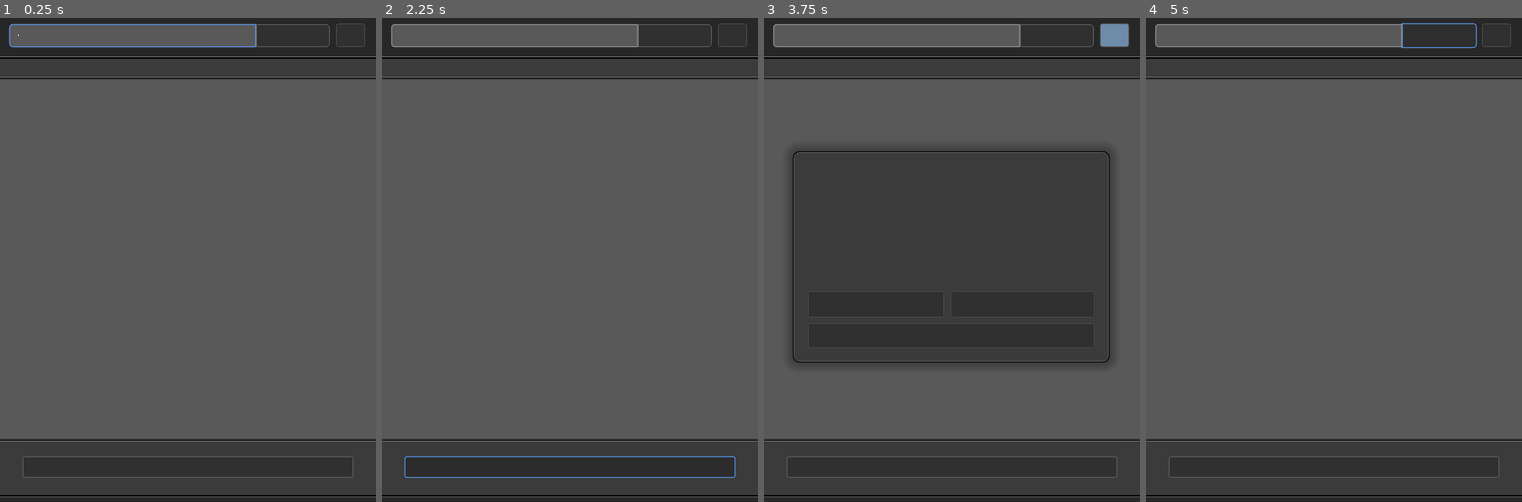
Above: before the commit, frames 1-4 (left to right).
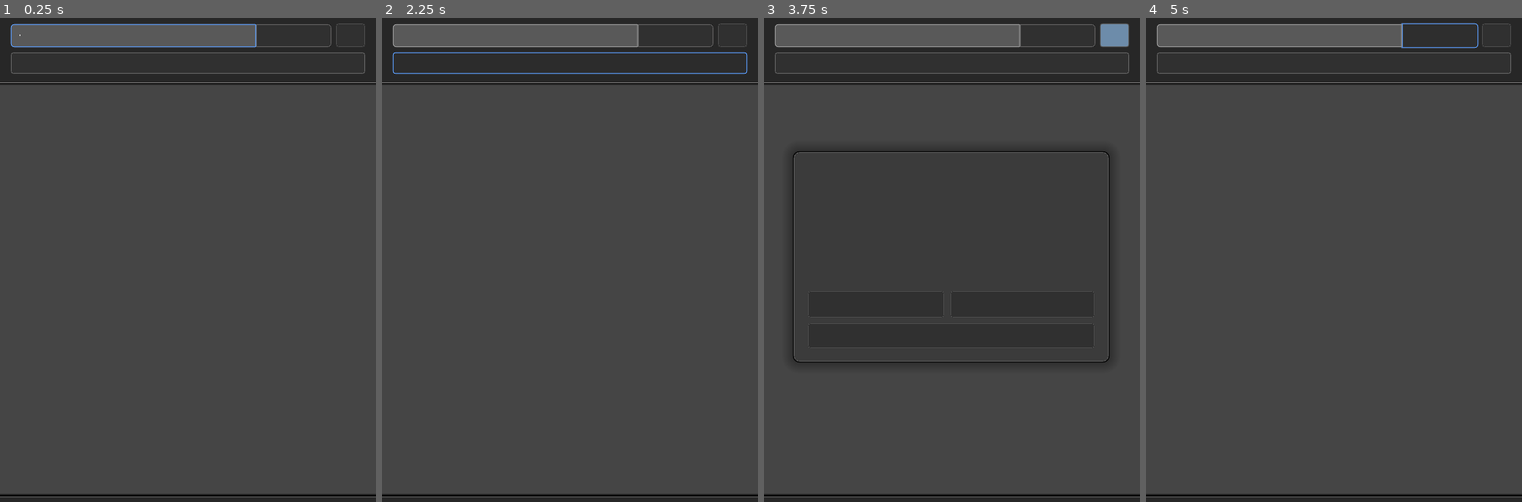
Above: after the commit, the same moments.

Repository: waimus/GoDuck
Game: Godot game, scene res://nodes/searchpage.tscn
The game is run twice, just before and just after one commit, with the same random seed, the same clock (stepped at 60 frames per second) and the same inputs. The engine's default icon, where the game draws it, is replaced by a stand-in: a white triangle on a blue panel in a dark square.
Inputs (mouse positions are in pixels of both pictures, inside the frame that each line leads up to):
- Up to frame 1 (0.25 s): no input
- Up to frame 2 (2.25 s): click (513, 37) at 0.52 s; type "12" at 0.6 s; click (513, 37) at 1.27 s; click "AbstractURL" (after the commit: "GoDuck running on X11 without…") at 2 s
- Up to frame 3 (3.75 s): click "AbstractURL" (after the commit: "GoDuck running on X11 without…") at 2.75 s; click "?" at 3.5 s
- Up to frame 4 (5 s): click "Instant Aswer" at 4.25 s

The runs differ from the first frame. In frame 1, 3.4% of the frame differs, in the area x 0-100%, y 1-99%; in frame 2, 7.6%; in frame 3, 3.4%; in frame 4, 3.4%.
Error before the commit: Invalid operands 'String' and 'Nil' in operator 'in'. (res://scripts/searchbar.gd:46)
Error after the commit: Invalid operands 'String' and 'Nil' in operator 'in'. (res://scripts/searchbar.gd:49)

Commit message:
added HTML5 support for mobile and desktop

Diff:
--- a/goducksearch/nodes/searchpage.tscn
+++ b/goducksearch/nodes/searchpage.tscn
@@ -1,9 +1,10 @@
-[gd_scene load_steps=40 format=2]
+[gd_scene load_steps=41 format=2]
 
 [ext_resource path="res://scripts/searchbar.gd" type="Script" id=1]
 [ext_resource path="res://scripts/pagecontrol.gd" type="Script" id=2]
 [ext_resource path="res://styles/textbox_style.tres" type="StyleBox" id=3]
 [ext_resource path="res://styles/button_style.tres" type="StyleBox" id=4]
+[ext_resource path="res://icon.png" type="Texture" id=5]
 [ext_resource path="res://styles/button_focus_style.tres" type="StyleBox" id=6]
 [ext_resource path="res://styles/button_hover_style.tres" type="StyleBox" id=7]
 [ext_resource path="res://fonts/FiraSans-Book.otf" type="DynamicFontData" id=8]
@@ -32,7 +33,7 @@
 [sub_resource type="StyleBoxFlat" id=2]
 bg_color = Color( 0.156863, 0.156863, 0.156863, 1 )
 border_width_bottom = 1
-border_color = Color( 1, 1, 1, 0.447059 )
+border_color = Color( 1, 1, 1, 0 )
 
 [sub_resource type="StyleBoxFlat" id=3]
 bg_color = Color( 0, 0, 0, 1 )
@@ -128,14 +129,87 @@
 
 [sub_resource type="StyleBoxFlat" id=12]
 content_margin_left = 10.0
-content_margin_right = 10.0
-content_margin_top = 10.0
-content_margin_bottom = 10.0
-bg_color = Color( 0.352941, 0.352941, 0.352941, 1 )
-border_width_left = 1
-border_width_top = 2
-border_width_right = 1
-border_width_bottom = 2
+bg_color = Color( 0.588235, 0.756863, 0.917647, 0.729412 )
+border_width_left = 1
+border_width_top = 1
+border_width_right = 1
+border_width_bottom = 1
+border_color = Color( 1, 1, 1, 0.329412 )
+corner_radius_top_left = 3
+corner_radius_top_right = 3
+corner_radius_bottom_right = 3
+corner_radius_bottom_left = 3
+expand_margin_left = 1.0
+expand_margin_right = 1.0
+expand_margin_top = 1.0
+expand_margin_bottom = 1.0
+
+[sub_resource type="StyleBoxFlat" id=13]
+content_margin_left = 10.0
+bg_color = Color( 0.0666667, 0.0666667, 0.0666667, 1 )
+border_width_left = 1
+border_width_top = 1
+border_width_right = 1
+border_width_bottom = 1
+border_color = Color( 0, 0, 0, 0.329412 )
+corner_radius_top_left = 3
+corner_radius_top_right = 3
+corner_radius_bottom_right = 3
+corner_radius_bottom_left = 3
+expand_margin_left = 1.0
+expand_margin_right = 1.0
+expand_margin_top = 1.0
+expand_margin_bottom = 1.0
+
+[sub_resource type="StyleBoxFlat" id=14]
+content_margin_left = 10.0
+bg_color = Color( 0.176471, 0.176471, 0.176471, 1 )
+border_width_left = 1
+border_width_top = 1
+border_width_right = 1
+border_width_bottom = 1
+border_color = Color( 0.34902, 0.615686, 1, 1 )
+corner_radius_top_left = 3
+corner_radius_top_right = 3
+corner_radius_bottom_right = 3
+corner_radius_bottom_left = 3
+expand_margin_left = 1.0
+expand_margin_right = 1.0
+expand_margin_top = 1.0
+expand_margin_bottom = 1.0
+
+[sub_resource type="StyleBoxFlat" id=15]
+content_margin_left = 10.0
+bg_color = Color( 0.192157, 0.192157, 0.192157, 1 )
+border_width_left = 1
+border_width_top = 1
+border_width_right = 1
+border_width_bottom = 1
+border_color = Color( 1, 1, 1, 0.313726 )
+corner_radius_top_left = 3
+corner_radius_top_right = 3
+corner_radius_bottom_right = 3
+corner_radius_bottom_left = 3
+expand_margin_left = 1.0
+expand_margin_right = 1.0
+expand_margin_top = 1.0
+expand_margin_bottom = 1.0
+
+[sub_resource type="DynamicFont" id=16]
+size = 11
+use_filter = true
+font_data = ExtResource( 8 )
+
+[sub_resource type="StyleBoxFlat" id=17]
+content_margin_left = 15.0
+content_margin_right = 15.0
+content_margin_top = 15.0
+content_margin_bottom = 15.0
+bg_color = Color( 0.27451, 0.27451, 0.27451, 1 )
+border_width_left = 2
+border_width_top = 4
+border_width_right = 2
+border_width_bottom = 4
 border_color = Color( 0, 0.407843, 1, 1 )
 corner_radius_top_left = 3
 corner_radius_top_right = 3
@@ -143,93 +217,20 @@
 corner_radius_bottom_left = 3
 shadow_color = Color( 0, 0, 0, 0.309804 )
 
-[sub_resource type="DynamicFont" id=13]
+[sub_resource type="DynamicFont" id=18]
 size = 14
 use_mipmaps = true
 use_filter = true
 extra_spacing_space = 2
 font_data = ExtResource( 8 )
 
-[sub_resource type="StyleBoxFlat" id=14]
+[sub_resource type="StyleBoxFlat" id=19]
 bg_color = Color( 0, 0, 0, 1 )
 draw_center = false
 border_width_top = 3
 border_width_bottom = 3
 border_color = Color( 0, 0, 0, 1 )
 border_blend = true
-
-[sub_resource type="StyleBoxFlat" id=15]
-content_margin_left = 10.0
-bg_color = Color( 0.588235, 0.756863, 0.917647, 0.729412 )
-border_width_left = 1
-border_width_top = 1
-border_width_right = 1
-border_width_bottom = 1
-border_color = Color( 1, 1, 1, 0.329412 )
-corner_radius_top_left = 3
-corner_radius_top_right = 3
-corner_radius_bottom_right = 3
-corner_radius_bottom_left = 3
-expand_margin_left = 1.0
-expand_margin_right = 1.0
-expand_margin_top = 1.0
-expand_margin_bottom = 1.0
-
-[sub_resource type="StyleBoxFlat" id=16]
-content_margin_left = 10.0
-bg_color = Color( 0.0666667, 0.0666667, 0.0666667, 1 )
-border_width_left = 1
-border_width_top = 1
-border_width_right = 1
-border_width_bottom = 1
-border_color = Color( 0, 0, 0, 0.329412 )
-corner_radius_top_left = 3
-corner_radius_top_right = 3
-corner_radius_bottom_right = 3
-corner_radius_bottom_left = 3
-expand_margin_left = 1.0
-expand_margin_right = 1.0
-expand_margin_top = 1.0
-expand_margin_bottom = 1.0
-
-[sub_resource type="StyleBoxFlat" id=17]
-content_margin_left = 10.0
-bg_color = Color( 0.176471, 0.176471, 0.176471, 1 )
-border_width_left = 1
-border_width_top = 1
-border_width_right = 1
-border_width_bottom = 1
-border_color = Color( 0.34902, 0.615686, 1, 1 )
-corner_radius_top_left = 3
-corner_radius_top_right = 3
-corner_radius_bottom_right = 3
-corner_radius_bottom_left = 3
-expand_margin_left = 1.0
-expand_margin_right = 1.0
-expand_margin_top = 1.0
-expand_margin_bottom = 1.0
-
-[sub_resource type="StyleBoxFlat" id=18]
-content_margin_left = 10.0
-bg_color = Color( 0.192157, 0.192157, 0.192157, 1 )
-border_width_left = 1
-border_width_top = 1
-border_width_right = 1
-border_width_bottom = 1
-border_color = Color( 1, 1, 1, 0.313726 )
-corner_radius_top_left = 3
-corner_radius_top_right = 3
-corner_radius_bottom_right = 3
-corner_radius_bottom_left = 3
-expand_margin_left = 1.0
-expand_margin_right = 1.0
-expand_margin_top = 1.0
-expand_margin_bottom = 1.0
-
-[sub_resource type="DynamicFont" id=19]
-size = 11
-use_filter = true
-font_data = ExtResource( 8 )
 
 [sub_resource type="Theme" id=20]
 
@@ -318,14 +319,14 @@
 anchor_bottom = 1.0
 margin_left = -2.37841
 margin_right = -2.37842
-custom_styles/panel = SubResource( 30 )
+custom_styles/panel = SubResource( 1 )
 __meta__ = {
 "_edit_use_anchors_": false
 }
 
 [node name="panel-topbar" type="Panel" parent="panel-background"]
 anchor_right = 1.005
-margin_bottom = 55.0
+margin_bottom = 90.0
 custom_styles/panel = SubResource( 2 )
 __meta__ = {
 "_edit_use_anchors_": false
@@ -349,9 +350,9 @@
 margin_bottom = 41.0
 grow_horizontal = 2
 grow_vertical = 0
-focus_neighbour_bottom = NodePath("../../../contentLabel")
-focus_next = NodePath("../../../contentLabel")
-focus_previous = NodePath("../searchBar/Search-Button")
+focus_neighbour_bottom = NodePath("../urlButton")
+focus_next = NodePath("../urlButton")
+focus_previous = NodePath("../Search-Button")
 custom_styles/hover = ExtResource( 7 )
 custom_styles/focus = ExtResource( 6 )
 custom_styles/normal = ExtResource( 4 )
@@ -376,16 +377,16 @@
 anchor_right = 1.0
 margin_left = -152.0
 margin_top = 18.0
-margin_right = -60.0
+margin_right = -58.0
 margin_bottom = 37.0
 grow_horizontal = 0
-focus_neighbour_bottom = NodePath("../../../contentLabel")
+focus_neighbour_bottom = NodePath("../urlButton")
 focus_next = NodePath("../AboutButton")
 focus_previous = NodePath("../searchBar")
-custom_styles/hover = SubResource( 7 )
-custom_styles/focus = SubResource( 8 )
-custom_styles/normal = SubResource( 9 )
-custom_fonts/font = SubResource( 10 )
+custom_styles/hover = SubResource( 5 )
+custom_styles/focus = SubResource( 6 )
+custom_styles/normal = SubResource( 7 )
+custom_fonts/font = SubResource( 8 )
 text = "    Instant Aswer    "
 __meta__ = {
 "_edit_use_anchors_": false
@@ -396,22 +397,22 @@
 anchor_right = 1.0
 anchor_bottom = 1.0
 mouse_filter = 2
-custom_styles/panel = SubResource( 11 )
+custom_styles/panel = SubResource( 9 )
 __meta__ = {
 "_edit_use_anchors_": false
 }
 
 [node name="searchBar" type="LineEdit" parent="panel-background/panel-topbar"]
 anchor_right = 1.0
-margin_left = 15.0
+margin_left = 17.0
 margin_top = 18.0
 margin_right = -155.0
 margin_bottom = 37.0
 focus_neighbour_right = NodePath("../Search-Button")
-focus_neighbour_bottom = NodePath("../../../contentLabel")
+focus_neighbour_bottom = NodePath("../urlButton")
 focus_next = NodePath("../Search-Button")
-focus_previous = NodePath("../../../urlButton")
-custom_styles/focus = SubResource( 5 )
+focus_previous = NodePath("../../../contentLabel")
+custom_styles/focus = SubResource( 10 )
 custom_styles/normal = ExtResource( 3 )
 custom_fonts/font = ExtResource( 9 )
 placeholder_text = "Type here to search . . ."
@@ -428,20 +429,55 @@
 anchor_right = 1.0
 anchor_bottom = 1.0
 mouse_filter = 2
-custom_styles/panel = SubResource( 6 )
+custom_styles/panel = SubResource( 11 )
+
+[node name="TextureButton" type="TextureButton" parent="panel-background/panel-topbar/searchBar"]
+anchor_right = 1.0
+anchor_bottom = 1.053
+
+[node name="urlButton" type="Button" parent="panel-background/panel-topbar"]
+anchor_right = 1.0
+margin_left = 17.3784
+margin_top = 50.0
+margin_right = -15.0
+margin_bottom = 75.0
+focus_neighbour_top = NodePath("../searchBar")
+focus_next = NodePath("../../../contentLabel")
+focus_previous = NodePath("../AboutButton")
+custom_styles/hover = SubResource( 12 )
+custom_styles/pressed = SubResource( 13 )
+custom_styles/focus = SubResource( 14 )
+custom_styles/normal = SubResource( 15 )
+custom_fonts/font = SubResource( 16 )
+text = "AbstractURL"
+clip_text = true
+align = 0
+__meta__ = {
+"_edit_use_anchors_": false
+}
+
+[node name="Panel" type="Panel" parent="panel-background/panel-topbar/urlButton"]
+show_behind_parent = true
+anchor_right = 1.0
+anchor_bottom = 1.0
+mouse_filter = 2
+custom_styles/panel = ExtResource( 10 )
+__meta__ = {
+"_edit_use_anchors_": false
+}
 
 [node name="contentLabel" type="RichTextLabel" parent="."]
 anchor_right = 1.0
 anchor_bottom = 1.0
-margin_top = 80.0
-margin_bottom = -95.0
-focus_neighbour_top = NodePath("../panel-background/panel-topbar/searchBar")
-focus_next = NodePath("../urlButton")
-focus_previous = NodePath("../panel-background/panel-topbar/searchBar")
+margin_top = 87.0
+margin_bottom = -25.0
+focus_neighbour_top = NodePath("../panel-background/panel-topbar/urlButton")
+focus_next = NodePath("../panel-background/panel-topbar/searchBar")
+focus_previous = NodePath("../panel-background/panel-topbar/urlButton")
 focus_mode = 2
-custom_styles/focus = SubResource( 12 )
+custom_styles/focus = SubResource( 17 )
 custom_styles/normal = ExtResource( 11 )
-custom_fonts/normal_font = SubResource( 13 )
+custom_fonts/normal_font = SubResource( 18 )
 text = "# GoDuck
 Quick and basic implementation of DuckDuckGo Instant Search API using Godot Engine and GDScript. This does not use the full search result from DuckDuckGo. In an okay-ish state at the moment.
 
@@ -464,43 +500,23 @@
 margin_top = 1.0
 margin_bottom = -1.0
 mouse_filter = 2
-custom_styles/panel = SubResource( 14 )
-__meta__ = {
-"_edit_use_anchors_": false
-}
-
-[node name="urlButton" type="Button" parent="."]
-anchor_top = 1.0
-anchor_right = 1.0
-anchor_bottom = 1.0
-margin_left = 30.0
-margin_top = -75.0
-margin_right = -30.0
-margin_bottom = -50.0
-focus_neighbour_top = NodePath("../contentLabel")
-focus_next = NodePath("../panel-background/panel-topbar/searchBar")
-focus_previous = NodePath("../contentLabel")
-custom_styles/hover = SubResource( 15 )
-custom_styles/pressed = SubResource( 16 )
-custom_styles/focus = SubResource( 17 )
-custom_styles/normal = SubResource( 18 )
-custom_fonts/font = SubResource( 19 )
-text = "AbstractURL"
-clip_text = true
-align = 0
-__meta__ = {
-"_edit_use_anchors_": false
-}
-
-[node name="Panel" type="Panel" parent="urlButton"]
-show_behind_parent = true
-anchor_right = 1.0
-anchor_bottom = 1.0
-mouse_filter = 2
-custom_styles/panel = ExtResource( 10 )
-__meta__ = {
-"_edit_use_anchors_": false
-}
+custom_styles/panel = SubResource( 19 )
+__meta__ = {
+"_edit_use_anchors_": false
+}
+
+[node name="imageResult" type="TextureRect" parent="contentLabel"]
+visible = false
+anchor_left = 1.0
+anchor_right = 1.0
+margin_left = -150.0
+margin_top = 15.0
+margin_right = -15.0
+margin_bottom = 150.0
+grow_horizontal = 0
+texture = ExtResource( 5 )
+expand = true
+stretch_mode = 5
 
 [node name="WindowDialog" type="WindowDialog" parent="."]
 margin_left = 46.4879
@@ -535,7 +551,7 @@
 
 
 
-Version 2.2 March 2021
+Version 2.3 March 2021
 Licensed under the MIT License"
 fit_content_height = true
 __meta__ = {
@@ -644,7 +660,8 @@
 [connection signal="pressed" from="panel-background/panel-topbar/Search-Button" to="panel-background/panel-topbar/searchBar" method="_on_Button_pressed"]
 [connection signal="text_entered" from="panel-background/panel-topbar/searchBar" to="panel-background/panel-topbar/searchBar" method="_on_LineEdit_text_entered"]
 [connection signal="request_completed" from="panel-background/panel-topbar/searchBar/HTTPRequest" to="panel-background/panel-topbar/searchBar" method="_on_HTTPRequest_request_completed"]
-[connection signal="pressed" from="urlButton" to="panel-background/panel-topbar/searchBar" method="_on_urlButton_pressed"]
+[connection signal="pressed" from="panel-background/panel-topbar/searchBar/TextureButton" to="." method="_on_TextureButton_pressed"]
+[connection signal="pressed" from="panel-background/panel-topbar/urlButton" to="panel-background/panel-topbar/searchBar" method="_on_urlButton_pressed"]
 [connection signal="pressed" from="WindowDialog/source" to="." method="_on_source_pressed"]
 [connection signal="pressed" from="WindowDialog/license" to="." method="_on_license_pressed"]
 [connection signal="pressed" from="WindowDialog/close" to="." method="_on_close_pressed"]
--- a/goducksearch/scripts/pagecontrol.gd
+++ b/goducksearch/scripts/pagecontrol.gd
@@ -18,3 +18,12 @@
 
 func _on_license_pressed():
 	OS.shell_open("https://github.com/waimus/GoDuck/blob/main/LICENSE")
+
+# This is for mobile HTML5 input workaround
+func _on_TextureButton_pressed():
+	var search_bar = $"panel-background/panel-topbar/searchBar"
+	# if runs on Android or iOS or checks via touchscree support, prompt an input via JS
+	if OS.get_name() == 'Android' or OS.get_name() == "iOS" or OS.has_touchscreen_ui_hint() and OS.has_feature('JavaScript'):
+		search_bar.text = JavaScript.eval("""window.prompt('type anything to search')""")
+	# if not on mobile, activate the searchbar instead.
+	else: search_bar.grab_focus()
--- a/goducksearch/scripts/searchbar.gd
+++ b/goducksearch/scripts/searchbar.gd
@@ -9,10 +9,13 @@
 
 # nodes
 onready var content_label = $"/root/Control/contentLabel"
-onready var url_label = $"/root/Control/urlButton"
+onready var url_label = $"/root/Control/panel-background/panel-topbar/urlButton"
 
 func _ready():
 	grab_focus()
+	var touch_screen = OS.has_touchscreen_ui_hint()
+	if touch_screen: url_label.set_text("GoDuck running on " + OS.get_name() + " with touch screen support")
+	else: url_label.set_text("GoDuck running on " + OS.get_name() + " without touch screen")
 
 func _search_request():
 	# get text from the LineEdit which this script is attached to
@@ -52,13 +55,13 @@
 		# print the informations
 		content_label.set_text(paragraph_format)
 		source_link = json["AbstractURL"]
-		url_label.set_text(source_link + "  (open in browser)")
+		url_label.set_text(source_link + "  (open in web browser)")
 	# if not, use 'related topics' queries. It's an array of results
 	elif json["RelatedTopics"].size() > 0:
 		var topic_counts = (json["RelatedTopics"].size())
 		content_label.set_text("")
 		content_label.set_text("Results from DuckDuckGo:\n\n")
-		url_label.set_text(source_link + "  (open in browser)")
+		url_label.set_text(source_link + "  (open in web browser)")
 		# Exposing array of results from JSON
 		for n in topic_counts:
 			# check if the first array member "FirstURL" exists, then go that way
@@ -85,7 +88,7 @@
 	# if nothing found, give up your life and cry
 	else:
 		content_label.set_text("The ducks were unable to find anything related to the query :(")
-		url_label.set_text(source_link + "  (open in browser)")
+		url_label.set_text(source_link + "  (open in web browser)")
 
 # called when enter button is pressed while the searchbox is active
 func _on_LineEdit_text_entered(new_text):
@@ -103,6 +106,6 @@
 
 # URL button pressed
 func _on_urlButton_pressed():
-	if source_link != "":
+	if source_link != "" or not "http" in source_link:
 		print(source_link)
 		OS.shell_open(source_link)
--- a/goducksearch/styles/richtextbox_style.tres
+++ b/goducksearch/styles/richtextbox_style.tres
@@ -5,8 +5,8 @@
 content_margin_right = 10.0
 content_margin_top = 10.0
 content_margin_bottom = 10.0
-bg_color = Color( 0.352941, 0.352941, 0.352941, 1 )
+bg_color = Color( 0.27451, 0.27451, 0.27451, 1 )
 border_width_top = 1
 border_width_bottom = 1
-border_color = Color( 0.992157, 0.984314, 0.984314, 0.262745 )
+border_color = Color( 0.992157, 0.984314, 0.984314, 0.364706 )
 shadow_color = Color( 0, 0, 0, 0.309804 )
Not shown: 7 places in goducksearch/nodes/searchpage.tscn that only renumber resources
Not shown, changed: README.md
Not shown, removed: images/goduck-about.png
Not shown, removed: images/goduck-related.png
Not shown, added: images/goduck23.png
